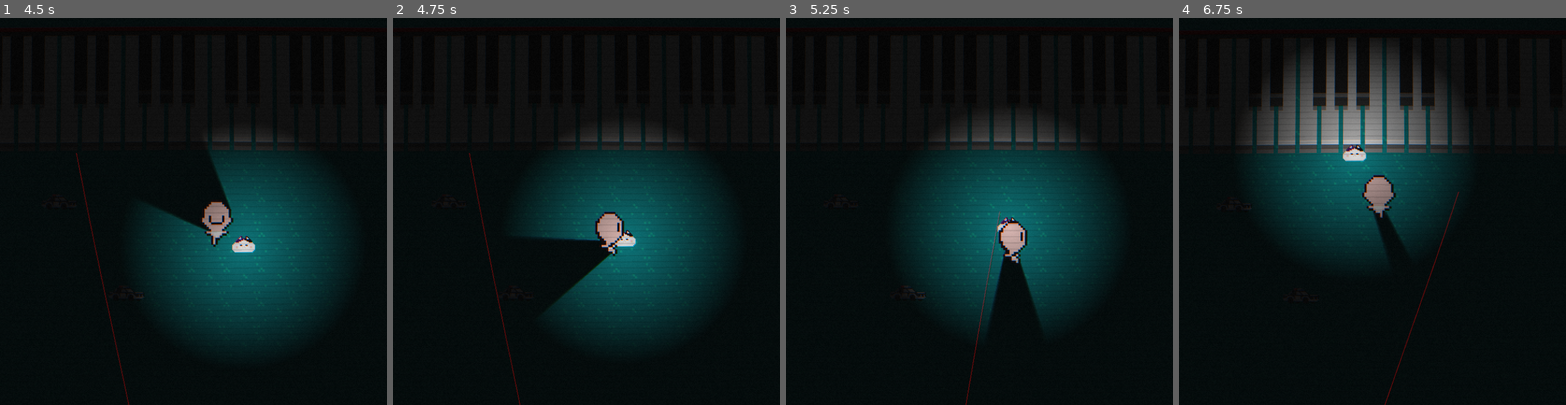
Above: before the commit, frames 1-4 (left to right).
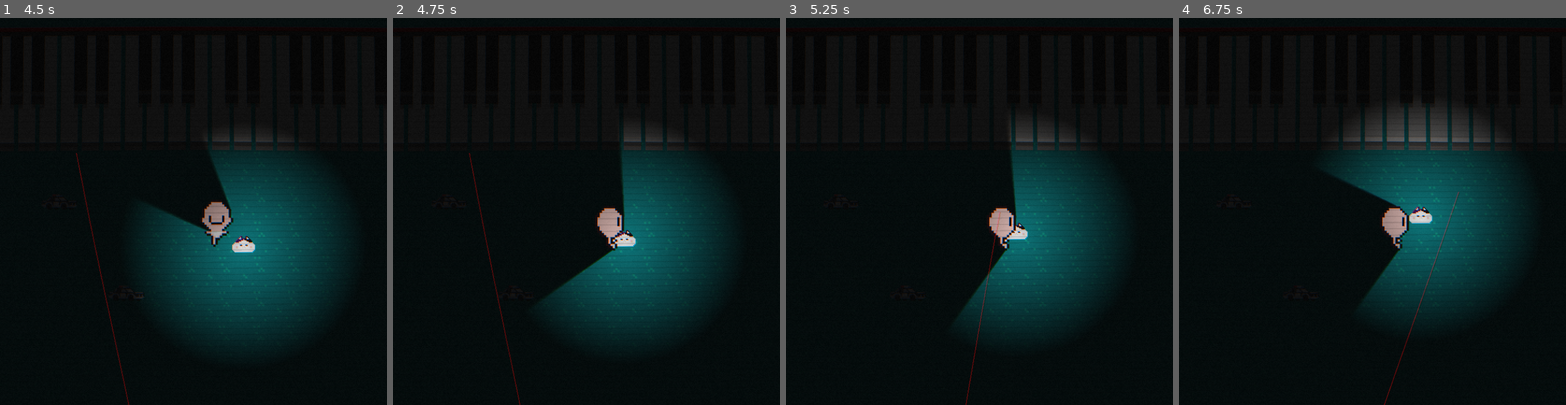
Above: after the commit, the same moments.

Repository: Sooshimi/fat-cat-lullaby
Game: Godot game, scene res://scenes/level_1.tscn
The game is run twice, just before and just after one commit, with the same random seed, the same clock (stepped at 60 frames per second) and the same inputs.
Inputs (mouse positions are in pixels of both pictures, inside the frame that each line leads up to):
- Up to frame 1 (4.5 s): tap Enter at 0.5 s; move the mouse to (278, 192) at 0.52 s; click (278, 192) at 0.6 s; tap Space (jump) at 0.77, 1.52, 3.02, 3.77 s; move the mouse to (116, 230) at 1.27 s; click (116, 230) at 1.35 s; move the mouse to (232, 126) at 2.02 s; click (232, 126) at 2.1 s; move the mouse to (174, 288) at 2.77 s; click (174, 288) at 2.85 s; move the mouse to (309, 269) at 3.52 s; click (309, 269) at 3.6 s; move the mouse to (77, 153) at 4.27 s; click (77, 153) at 4.35 s
- Up to frame 2 (4.75 s): tap Space (jump) at 4.52 s
- Up to frame 3 (5.25 s): move the mouse to (998, 211) at 5.02 s; click (998, 211) at 5.1 s
- Up to frame 4 (6.75 s): move the mouse to (1314, 114) at 5.77 s; click (1314, 114) at 5.85 s; tap Space (jump) at 6.02 s; move the mouse to (1457, 192) at 6.52 s; click (1457, 192) at 6.6 s

Frame 1 is identical in both runs. In frame 2, 5.0% of the frame differs, in the area x 34-60%, y 29-75%; in frame 3, 11%; in frame 4, 27%, in the area x 16-89%, y 7-100%.

Commit message:
Stop baby move moving once caught cat

Diff:
--- a/autoloads/Global.gd
+++ b/autoloads/Global.gd
@@ -1,4 +1,6 @@
 extends Node
+
+var game_over : bool = false
 
 var keys_played : Array = []
 var lullaby : Array = ["e", "d", "c"]
--- a/scenes/baby.gd
+++ b/scenes/baby.gd
@@ -30,6 +30,16 @@
 	velocity = dir * speed
 	move_and_slide()
 
+	# Get collision info
+	for i in get_slide_collision_count():
+		var collision = get_slide_collision(i)
+		# If baby collides with cat...
+		if "FatCat" in collision.get_collider().name:
+			# Set game over state
+			Global.game_over = true
+			# Stop baby from moving
+			nav_agent.navigation_layers = 0
+
 	play_move_animations()
 
 func make_path() -> void:
@@ -46,15 +56,21 @@
 		animation_tree.set("parameters/Idle/blend_position", velocity)
 		animation_tree.set("parameters/Run/blend_position", velocity)
 
+# Randomise reaction time within a range based on what emotional response is
+# triggered (sleepy, normal, angry).
 func set_reaction_time(current_reaction_time) -> void:
 	new_path_timer.wait_time = randf_range(current_reaction_time[0], current_reaction_time[1])
 
+# Update path to cat periodically, and randomise reaction time every new path.
 func _on_timer_timeout() -> void:
 	make_path()
 	set_reaction_time(current_reaction_time)
 
 func trigger_emote(expression:String) -> void:
+	# Trigger emote after emote cooldown
 	if emote_timer.is_stopped():
+		# Set baby speed and path finding reaction times based on response type
+		# from the collided toy
 		if expression == "sleepy":
 			current_reaction_time = SLEEPY_REACTION_TIME
 			speed = SPEED_SLEEPY
@@ -64,11 +80,13 @@
 			speed = SPEED_ANGRY
 			set_emote(emote_angry)
 
+# Changes and shows emote icon, and start emote cooldown timer
 func set_emote(emote_icon) -> void:
 	emote.texture = emote_icon
 	emote.show()
 	emote_timer.start()
 
+# Set baby's speed and reaction time back to normal after a short period
 func _on_emote_timer_timeout():
 	speed = SPEED_NORMAL
 	current_reaction_time = NORMAL_REACTION_TIME
